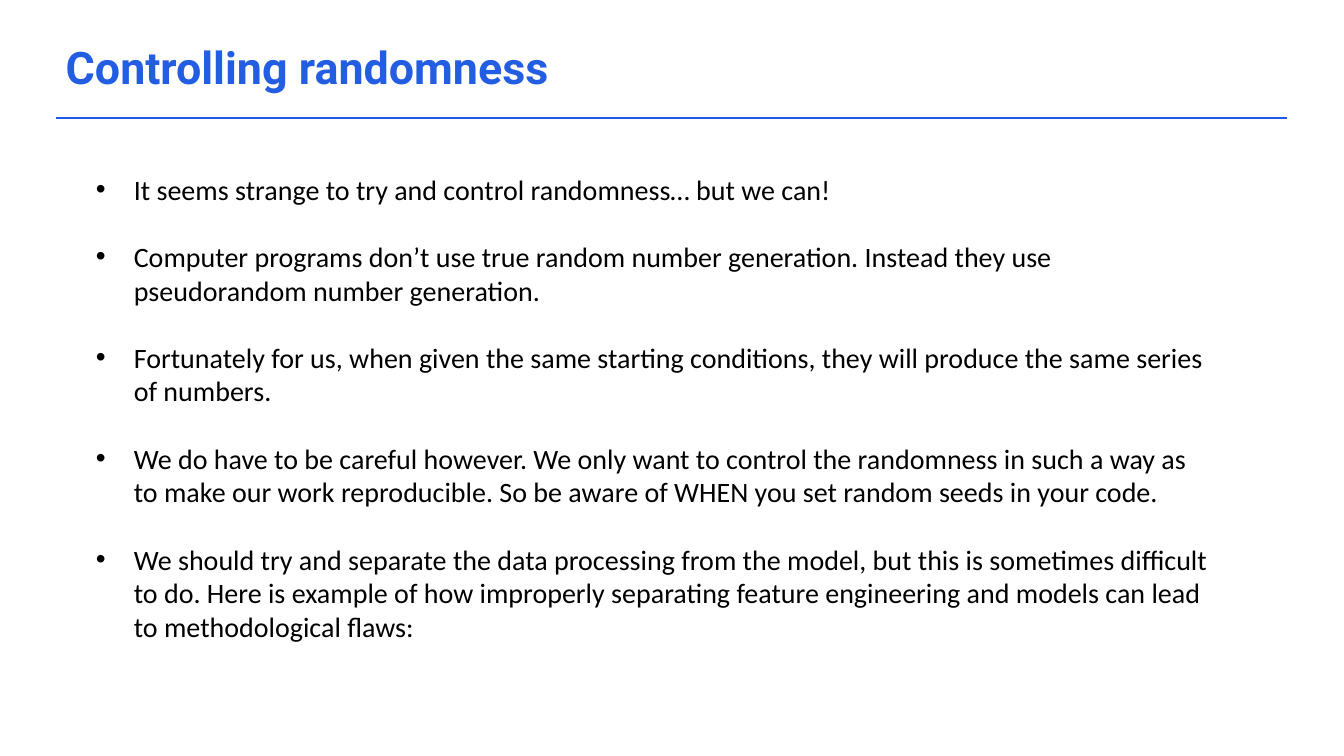
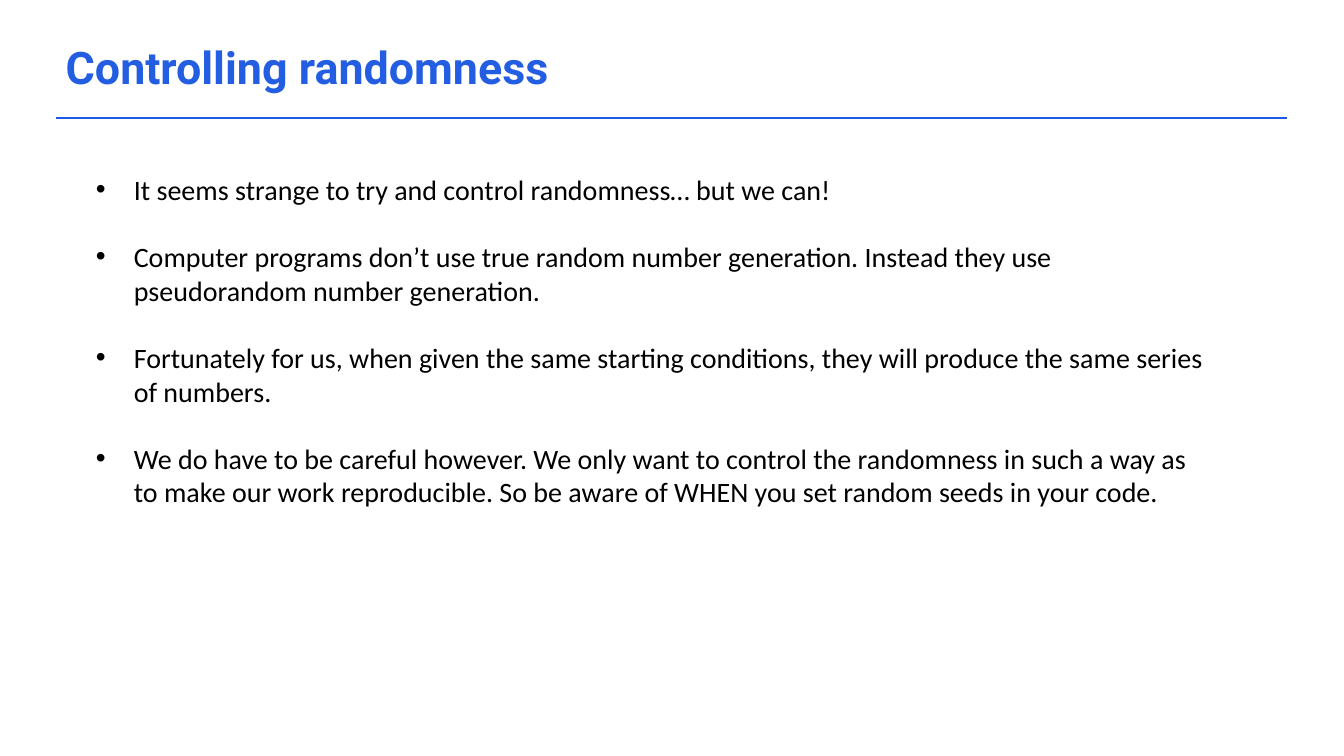
Before and after one commit to acceleratescience/data-school-Autumn23, a slide deck: slide 5 of Lecture notes/2_Reproducibility.pptx. Drawn at 1344x756 pixels with LibreOffice and Linux fonts; fonts in the diff are those of the drawing; background and template pictures are left out. Boxes give left, top, right and bottom in pixels: in the first picture for what was removed or moved away, otherwise in the second. Text is boxed around its words. In the diff, an @@ line names an element or a change of style, - is before the commit and + after.

```diff
--- a/Lecture notes/2_Reproducibility.pptx
+++ b/Lecture notes/2_Reproducibility.pptx
@@ text at bbox=[134, 550, 1207, 642]: paragraph removed @@
-• We should try and separate the data processing from the model, but this is sometimes difficult to do. Here is example of how improperly separating feature engineering and models can lead to methodological flaws:
```
Also in this commit, not shown: 2 other slides changed, 2 slides removed, 5 other files.
